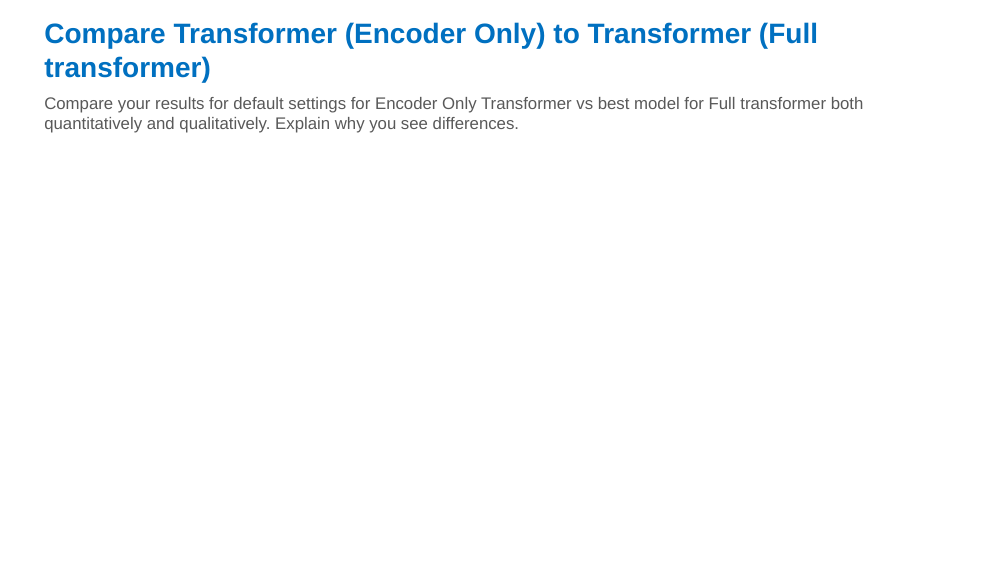
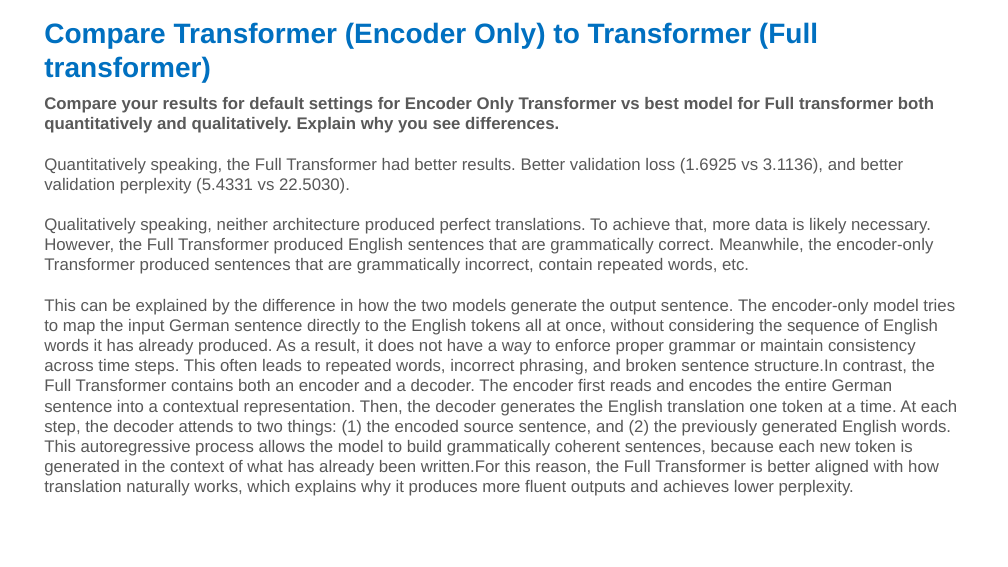
Before and after one commit to gonzaleznicolas/DL_A3, a slide deck: slide 14 of assignment3-nlp-template.pptx. Drawn at 1008x567 pixels with LibreOffice and Linux fonts; fonts in the diff are those of the drawing. Boxes give left, top, right and bottom in pixels: in the first picture for what was removed or moved away, otherwise in the second. Text is boxed around its words. In the diff, an @@ line names an element or a change of style, - is before the commit and + after.

```diff
--- a/assignment3-nlp-template.pptx
+++ b/assignment3-nlp-template.pptx
@@ text at box(44, 97, 934, 133): bold on in "Compare your results for default settings for ..." @@
@@ text at box(44, 158, 957, 496): paragraphs added @@
+Quantitatively speaking, the Full Transformer had better results. Better validation loss (1.6925 vs 3.1136), and better validation perplexity (5.4331 vs 22.5030).
+Qualitatively speaking, neither architecture produced perfect translations. To achieve that, more data is likely necessary. However, the Full Transformer produced English sentences that are grammatically correct. Meanwhile, the encoder-only Transformer produced sentences that are grammatically incorrect, contain repeated words, etc.
+This can be explained by the difference in how the two models generate the output sentence. The encoder-only model tries to map the input German sentence directly to the English tokens all at once, without considering the sequence of English words it has already produced. As a result, it does not have a way to enforce proper grammar or maintain consistency across time steps. This often leads to repeated words, incorrect phrasing, and broken sentence structure.In contrast, the Full Transformer contains both an encoder and a decoder. The encoder first reads and encodes the entire German sentence into a contextual representation. Then, the decoder generates the English translation one token at a time. At each step, the decoder attends to two things: (1) the encoded source sentence, and (2) the previously generated English words. This autoregressive process allows the model to build grammatically coherent sentences, because each new token is generated in the context of what has already been written.For this reason, the Full Transformer is better aligned with how translation naturally works, which explains why it produces more fluent outputs and achieves lower perplexity.
```
Also in this commit, not shown: 2 other slides changed, 1 other file.
